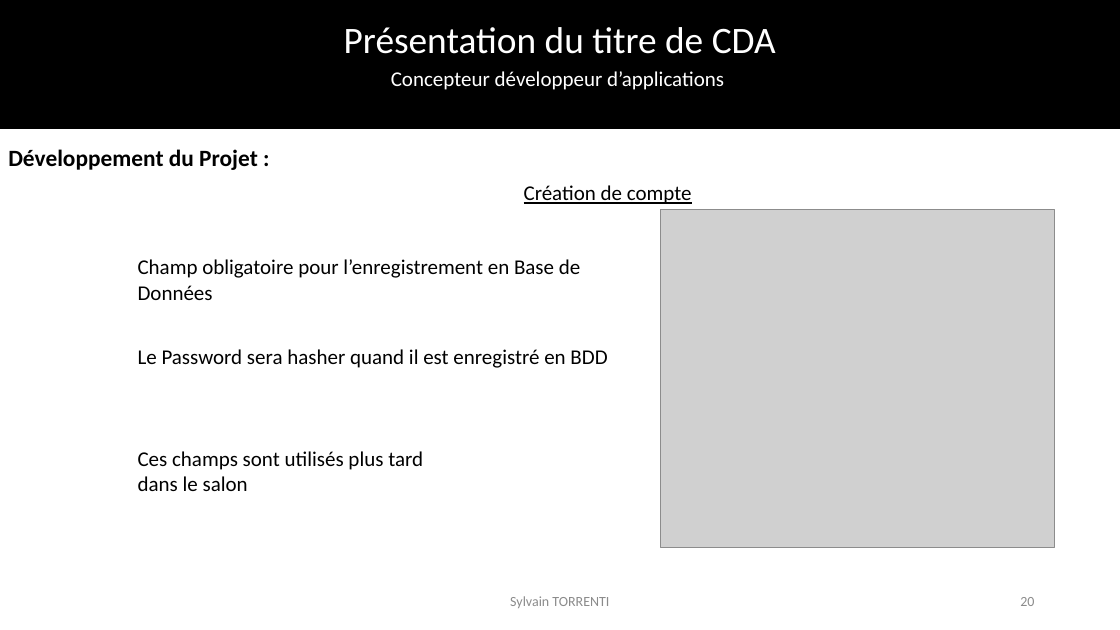
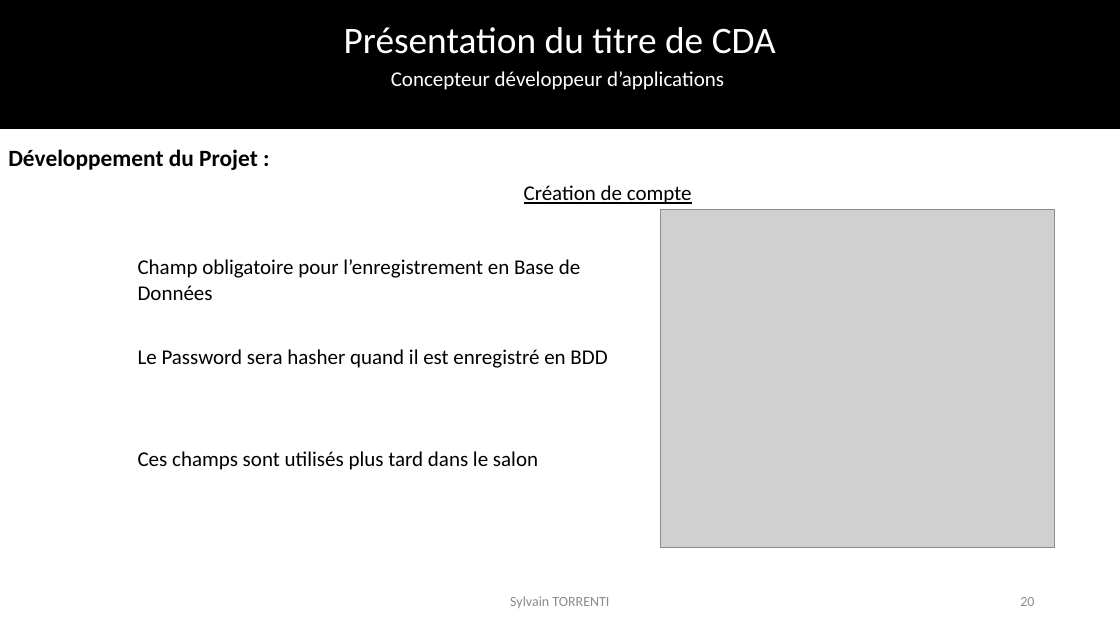
Before and after one commit to SylvainTorrenti/PERSO-Dossier-Projet, a slide deck: slide 20 of Presentation examen final.pptx. Drawn at 1120x630 pixels with LibreOffice and Linux fonts; fonts in the diff are those of the drawing; grey boxes stand for pictures; background and template pictures are left out. Boxes give left, top, right and bottom in pixels: in the first picture for what was removed or moved away, otherwise in the second. Text is boxed around its words. In the diff, an @@ line names an element or a change of style, - is before the commit and + after.

```diff
--- a/Presentation examen final.pptx
+++ b/Presentation examen final.pptx
@@ text "Ces champs sont utilisés plus ..." rewrapped from <box>138,451,423,491</box> to <box>138,451,538,470</box> @@
```
Also in this commit, not shown: 33 other slides changed, 36 slides added, 1 slide removed, 6 other files.
